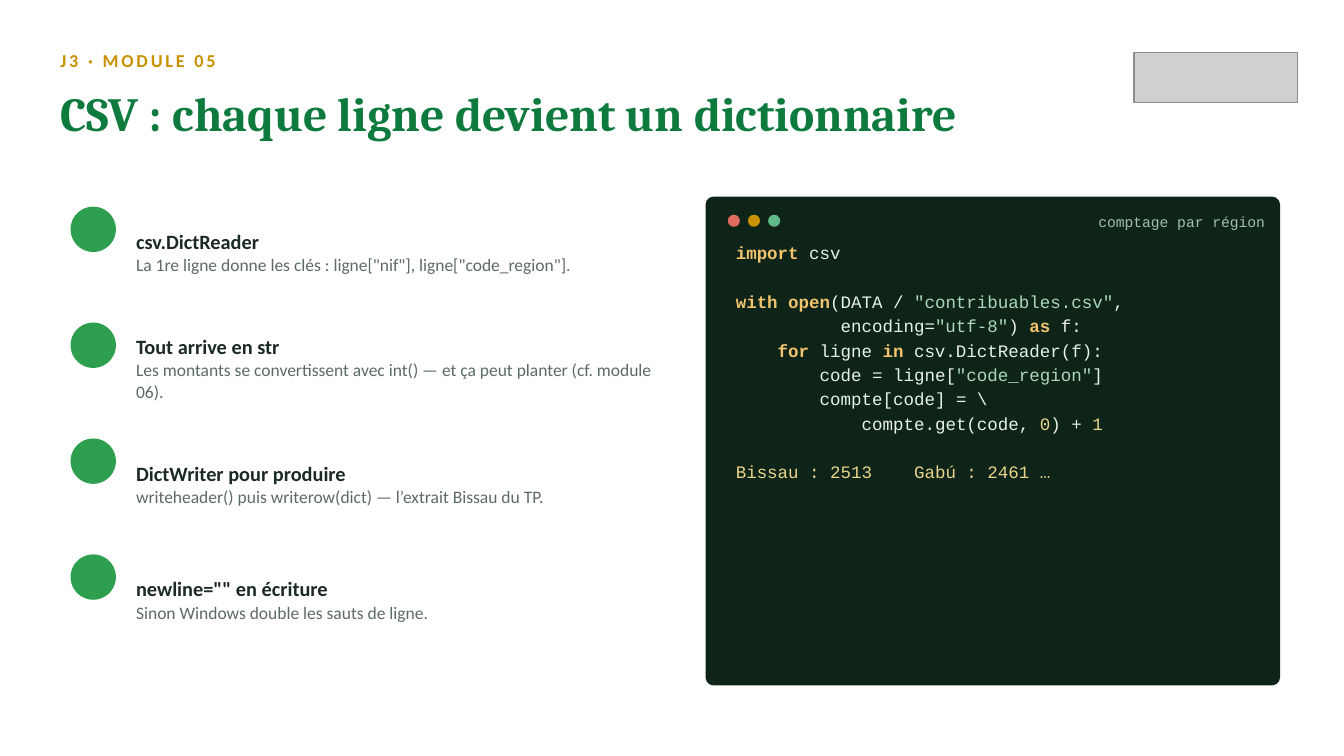
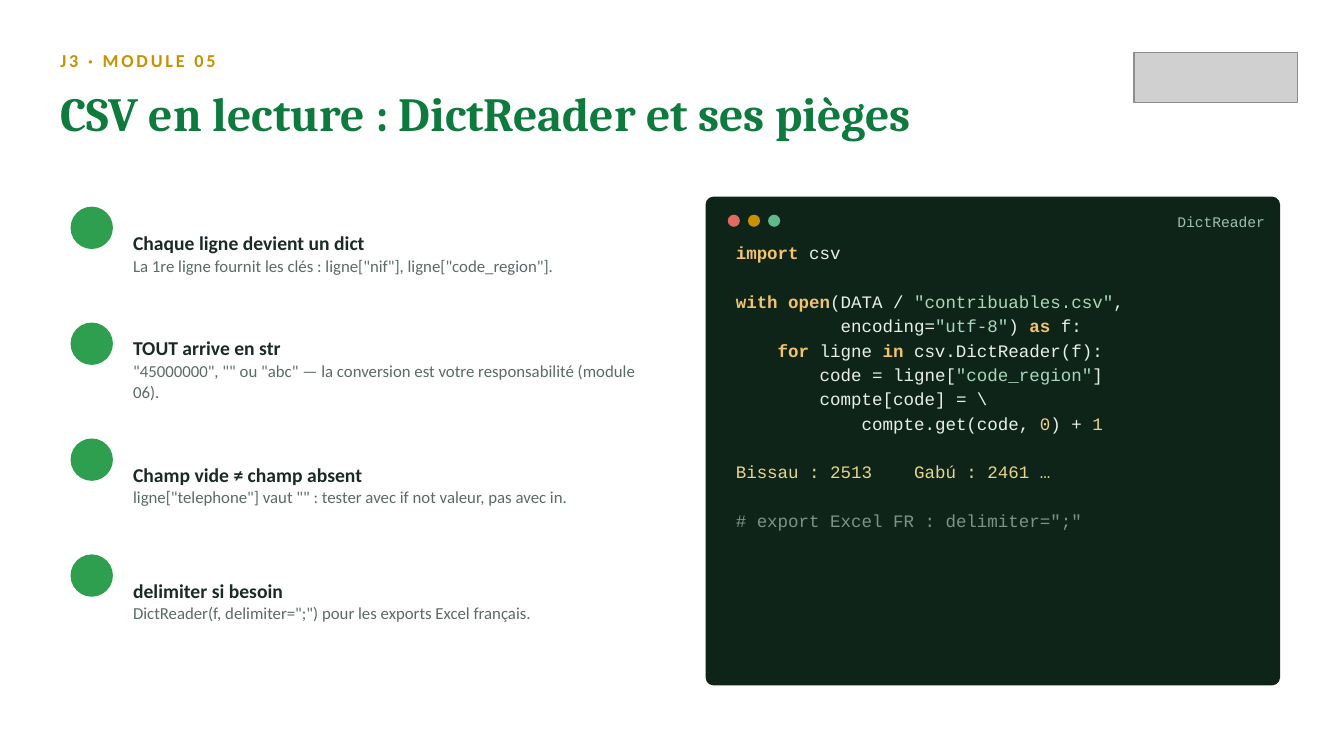
Before and after one commit to sogui/formation-python, a slide deck: slide 5 of slides/sources/J3-fichiers-robustesse.pptx (slide 4 before the commit). Drawn at 1344x756 pixels with LibreOffice and Linux fonts; fonts in the diff are those of the drawing; grey boxes stand for pictures; background and template pictures are left out. Boxes give left, top, right and bottom in pixels: in the first picture for what was removed or moved away, otherwise in the second. Text is boxed around its words. In the diff, an @@ line names an element or a change of style, - is before the commit and + after.

Commit message:
Slides enrichies : niveau intermédiaire, ~14-15 diapos par journée
- J1 : REPL/débogage, pièges du float pour les montants, round bancaire,
  f-strings détaillées, truthiness, enumerate/zip, while, compréhensions
- J2 : *args/**kwargs, portée LEGB et défaut mutable, lambda/key=,
  slicing et copie, Counter/defaultdict, tableau de choix des structures
- J3 : pathlib complet (glob), DictWriter et newline, options JSON,
  hiérarchie des exceptions, else/finally, exceptions métier, uv détaillé
- J4 : dataclass avancé (frozen, __post_init__, field), loc/iloc et
  SettingWithCopyWarning, to_datetime/.dt, agg nommés, merge validé
- J5 : argparse détaillé, logging, vectorisation, anatomie d'un script,
  checklist qualité avant de rendre

```diff
--- a/slides/sources/J3-fichiers-robustesse.pptx
+++ b/slides/sources/J3-fichiers-robustesse.pptx
@@ text at (60,97,910,142): text changed @@
-CSV : chaque ligne devient un dictionnaire
+CSV en lecture : DictReader et ses pièges
@@ text at (133,236,553,275): text changed; size 12.5 to 12 pt @@
-csv.DictReader
-La 1re ligne donne les clés : ligne["nif"], ligne["code_region"].
+Chaque ligne devient un dict
+La 1re ligne fournit les clés : ligne["nif"], ligne["code_region"].
@@ text at (1177,216,1265,227): text changed @@
-comptage par région
+DictReader
@@ text at (133,341,635,400): text changed; size 12.5 to 12 pt @@
-Tout arrive en str
-Les montants se convertissent avec int() — et ça peut planter (cf. module 06).
+TOUT arrive en str
+"45000000", "" ou "abc" — la conversion est votre responsabilité (module 06).
@@ text at (133,468,567,506): text changed; size 12.5 to 12 pt @@
-DictWriter pour produire
-writeheader() puis writerow(dict) — l’extrait Bissau du TP.
+Champ vide ≠ champ absent
+ligne["telephone"] vaut "" : tester avec if not valeur, pas avec in.
@@ text at (757,515,1082,531): paragraph added @@
+# export Excel FR : delimiter=";"
@@ text at (133,584,531,622): text changed; size 12.5 to 12 pt @@
-newline="" en écriture
-Sinon Windows double les sauts de ligne.
+delimiter si besoin
+DictReader(f, delimiter=";") pour les exports Excel français.
```
Also in this commit, not shown: 9 other slides changed, 5 slides added, 9 other files.
